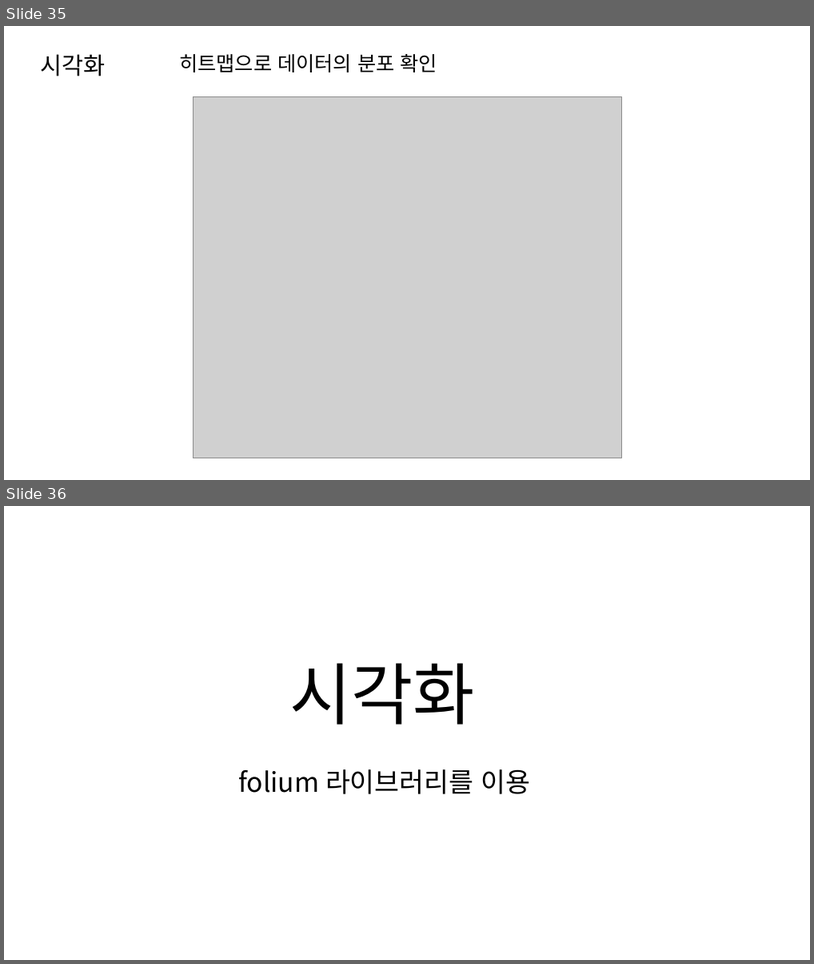
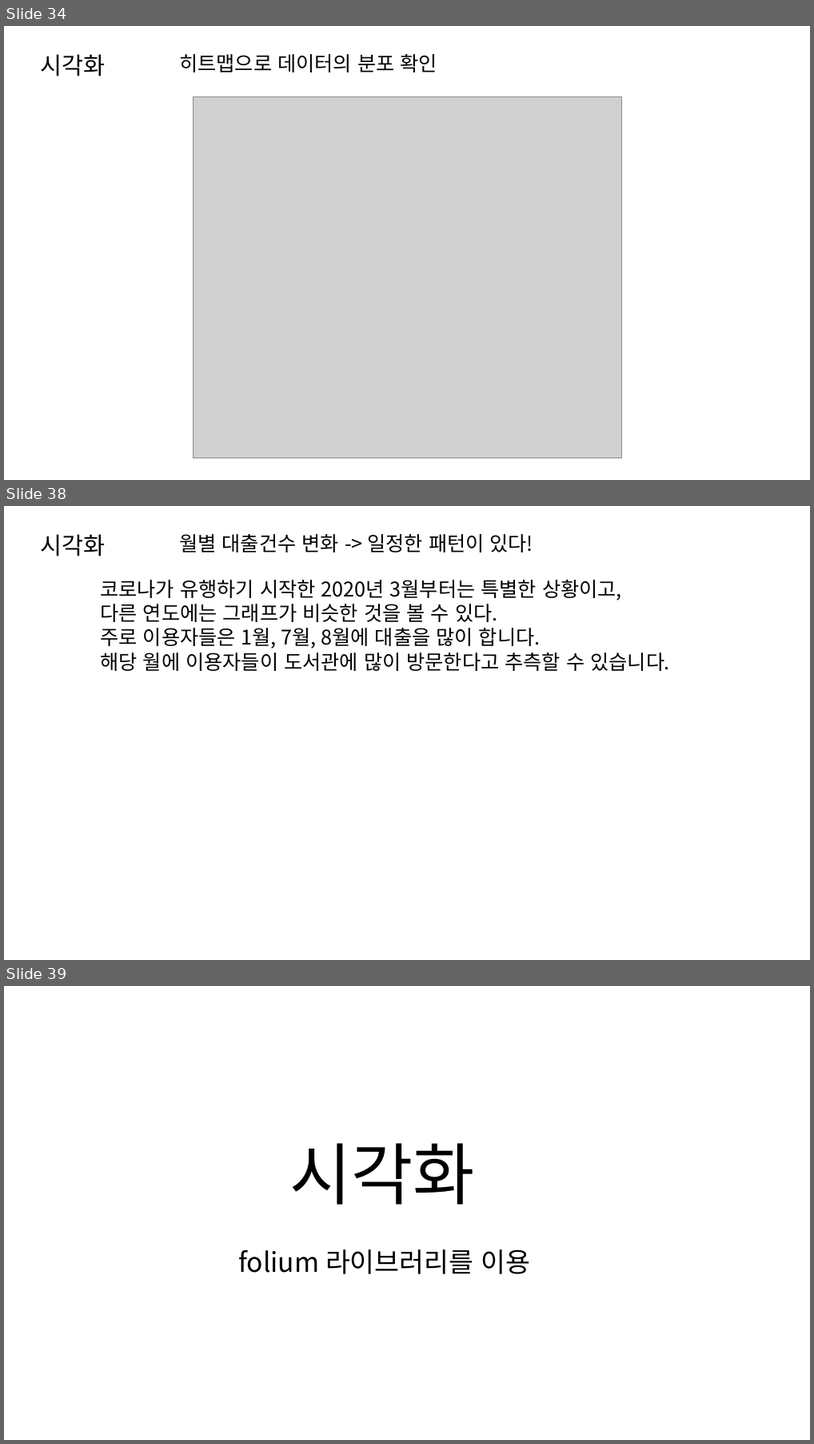
Before and after one commit to dev-hw/SeSAC-live_map, a slide deck: 230810.pptx. Shown one above the other, each under a label of ours: slides 35 and 36 before the commit, slides 34, 38 and 39 after it; the slides between them are not shown. The pictures are 814x964 and 814x1444 pixels, drawn with LibreOffice and Linux fonts; fonts in the diff are those of the drawing; grey boxes stand for pictures. Boxes give left, top, right and bottom in pixels: in the first picture for what was removed or moved away, otherwise in the second. Text is boxed around its words. In the diff, an @@ line names an element or a change of style, - is before the commit and + after.

```diff
--- a/230810.pptx
+++ b/230810.pptx
@@ slide 38 added at bbox=[4, 506, 810, 960], background #FFFFFF @@
@@ text added at bbox=[40, 534, 105, 556], 28 pt, text #000000 @@
+시각화
@@ text added at bbox=[179, 534, 534, 552], 24 pt, text #000000 @@
+월별 대출건수 변화 -> 일정한 패턴이 있다!
@@ text added at bbox=[100, 580, 670, 671], 24 pt, text #000000 @@
+코로나가 유행하기 시작한 2020년 3월부터는 특별한 상황이고,
+다른 연도에는 그래프가 비슷한 것을 볼 수 있다.
+주로 이용자들은 1월, 7월, 8월에 대출을 많이 합니다.
+해당 월에 이용자들이 도서관에 많이 방문한다고 추측할 수 있습니다.
@@ what was slide 35 is now slide 34 @@
@@ what was slide 36 is now slide 39 @@
```
Also in this commit, not shown: 3 slides changed, 3 other slides added, 1 slide removed.
